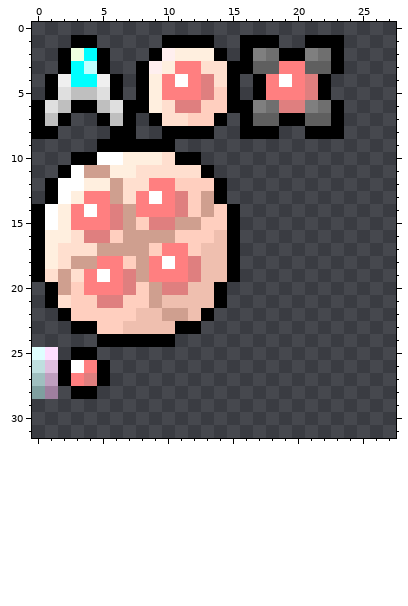
Edited in one commit: pixel-art sprite (texture.png). Above: the version before the commit.
The file is 64x64 pixels. Pixels under 10% opacity are left out. Shown: x 0..27, y 0..31. The old version is drawn lined up with the new one.
New version:
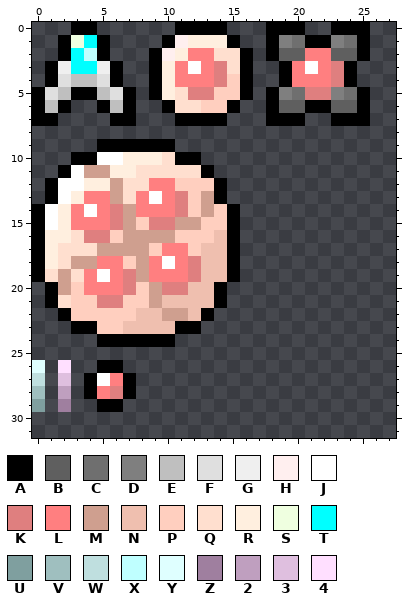
Palette (. is transparent): A #000000  B #5f5f5f  C #6f6f6f  D #7f7f7f  E #bfbfbf  F #dfdfdf  G #efefef  H #ffefef  J #ffffff  K #df7f7f  L #ff7f80  M #cf9f8f  N #efbfaf  P #ffcfbf  Q #ffdfcf  R #ffefdf  S #efffe0  T #00ffff  U #7f9f9f  V #9fbfbf  W #bfdfdf  X #bfffff  Y #dfffff  Z #9f7f9f  2 #bf9fbf  3 #dfbfdf  4 #ffdfff
The edit:
whole drawing moved by +0,+1 (the old picture is shown already moved)
y 0: x 3..4 .. -> AA; x 11..14 .... -> AAAA; x 18..20 ... -> AAA; x 23..25 ... -> AAA
y 1: x 2..5 .AA. -> ASTA; x 11..17 AAA..AA -> HRRRA..; x 19..20 .. -> DC; x 23..25 A.. -> DCA
y 2: x 3..4 ST -> TX; x 12..15 RRA. -> LLQQ; x 17..25 DCAADCA.. -> .ABBLLBBA
y 3: x 1..2 .A -> AG; x 4..6 XA. -> TGA; x 8..9 AH -> .A; x 12..15 LQQA -> JLKQ; x 17..19 BBL -> ..A; x 21..24 BBA. -> JLKA
y 4: x 2..5 GTTG -> FEEF; x 8..11 ARLJ -> .ARL; x 13..19 KQA.ALJ -> LKPA..A; x 21..24 KA.. -> LLKA
y 5: x 0..12 .AFEEFA.ARLLL -> AFEAAEFA.ARQK; x 15..20 A.ALLL -> PA.ADC; x 22..25 A... -> KDCA
y 6: x 1..6 FEAAEF -> EA..AE; x 8..12 ARQKK -> ..AQQ; x 16..25 ADCKKDCA.. -> ..ABBAABBA
y 7: x 1..2 EA -> A.; x 5..6 AE -> .A; x 9..13 AQQPP -> ..AAA; x 16..18 ABB -> ..A; x 21..22 BB -> ..; x 24..25 .. -> AA
y 8: x 0..1 AA -> ..; x 6..7 AA -> ..; x 10..13 AAAA -> ....; x 16..18 AAA -> ...; x 21..23 AAA -> ...
y 25: x 0..1 Y4 -> ..; x 3..4 AA -> ..
y 26: x 0..4 W3AJL -> Y.4..; x 6 . -> A
y 27: x 0..7 V2ALKA.. -> W.3.AJLA
y 28: x 0..3 UZ.A -> V.2.; x 5..7 ... -> LKA
y 29: x 0 . -> U; x 2 . -> Z; x 5..6 .. -> AA
